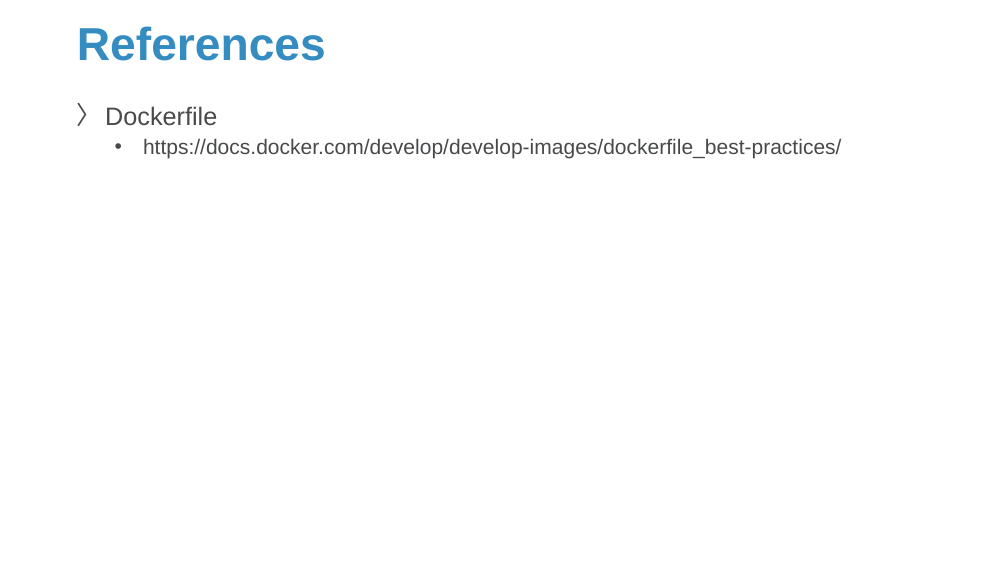
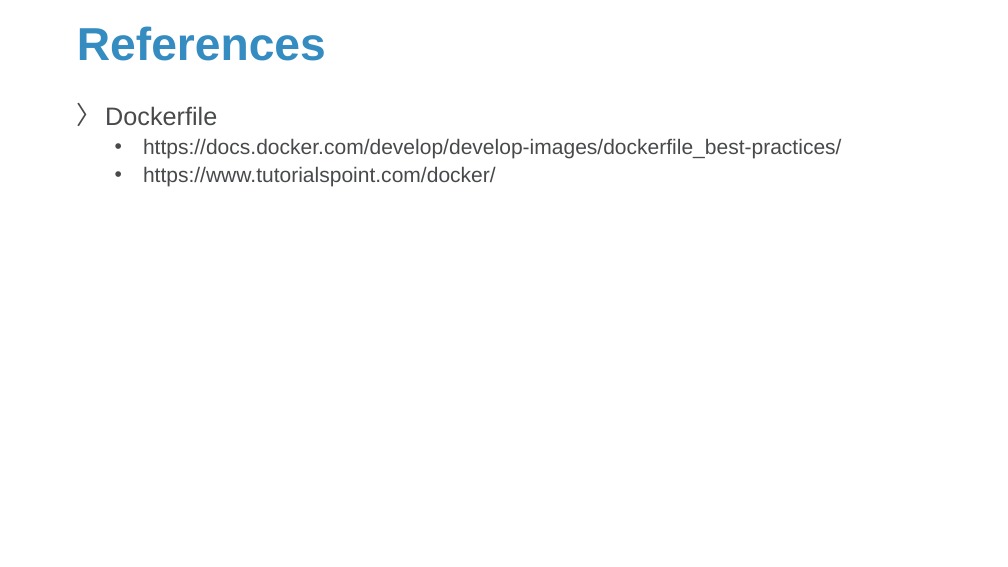
Before and after one commit to Sparks-Lu/TechNotes, a slide deck: slide 2 of Misc/Docker-Notes.pptx. Drawn at 1008x567 pixels with LibreOffice and Linux fonts; fonts in the diff are those of the drawing; background and template pictures are left out. Boxes give left, top, right and bottom in pixels: in the first picture for what was removed or moved away, otherwise in the second. Text is boxed around its words. In the diff, an @@ line names an element or a change of style, - is before the commit and + after.

```diff
--- a/Misc/Docker-Notes.pptx
+++ b/Misc/Docker-Notes.pptx
@@ text at [143,166,496,186]: paragraph added @@
+  • https://www.tutorialspoint.com/docker/
```
Also in this commit, not shown: 1 slide added, 1 slide removed, 8 other files.
